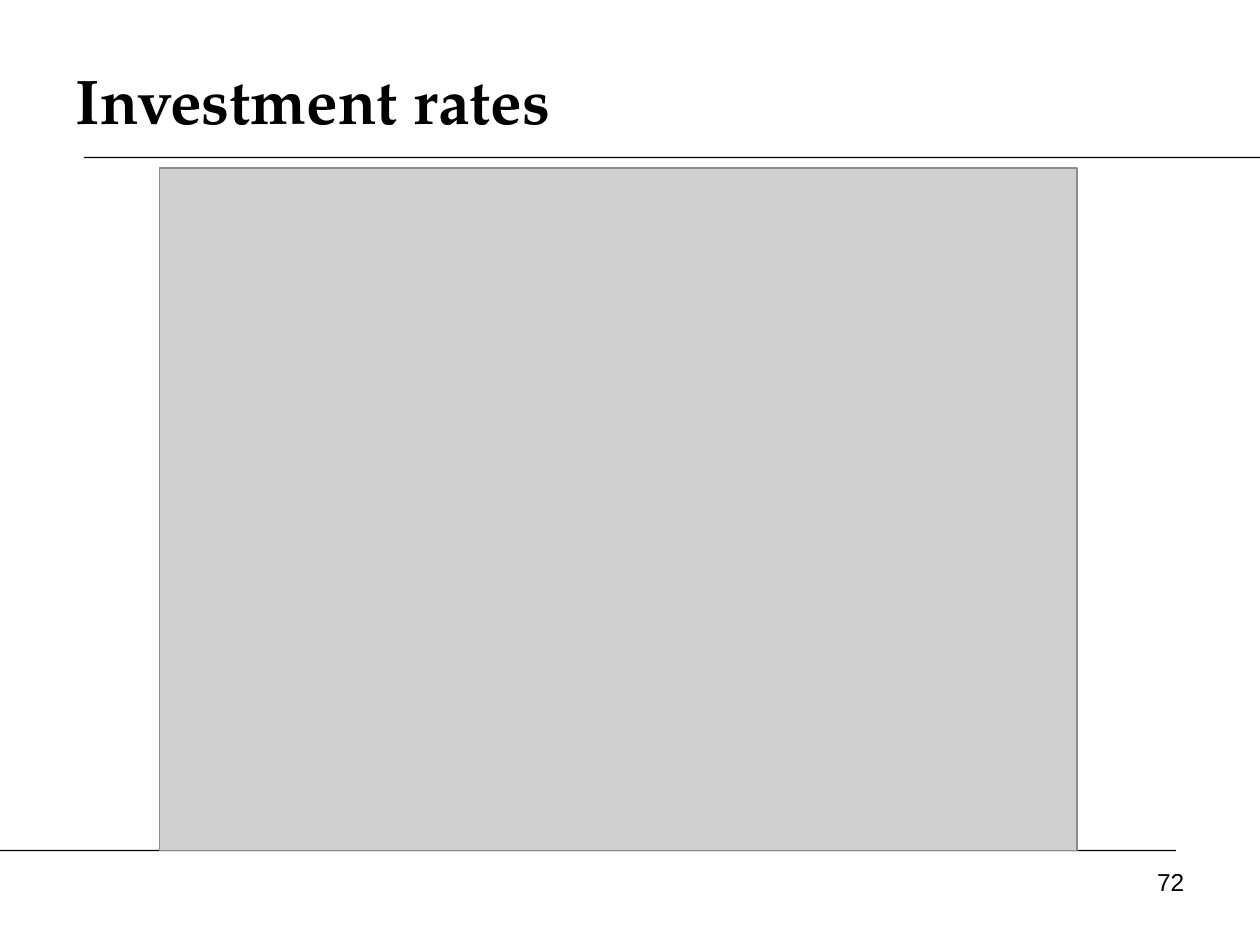
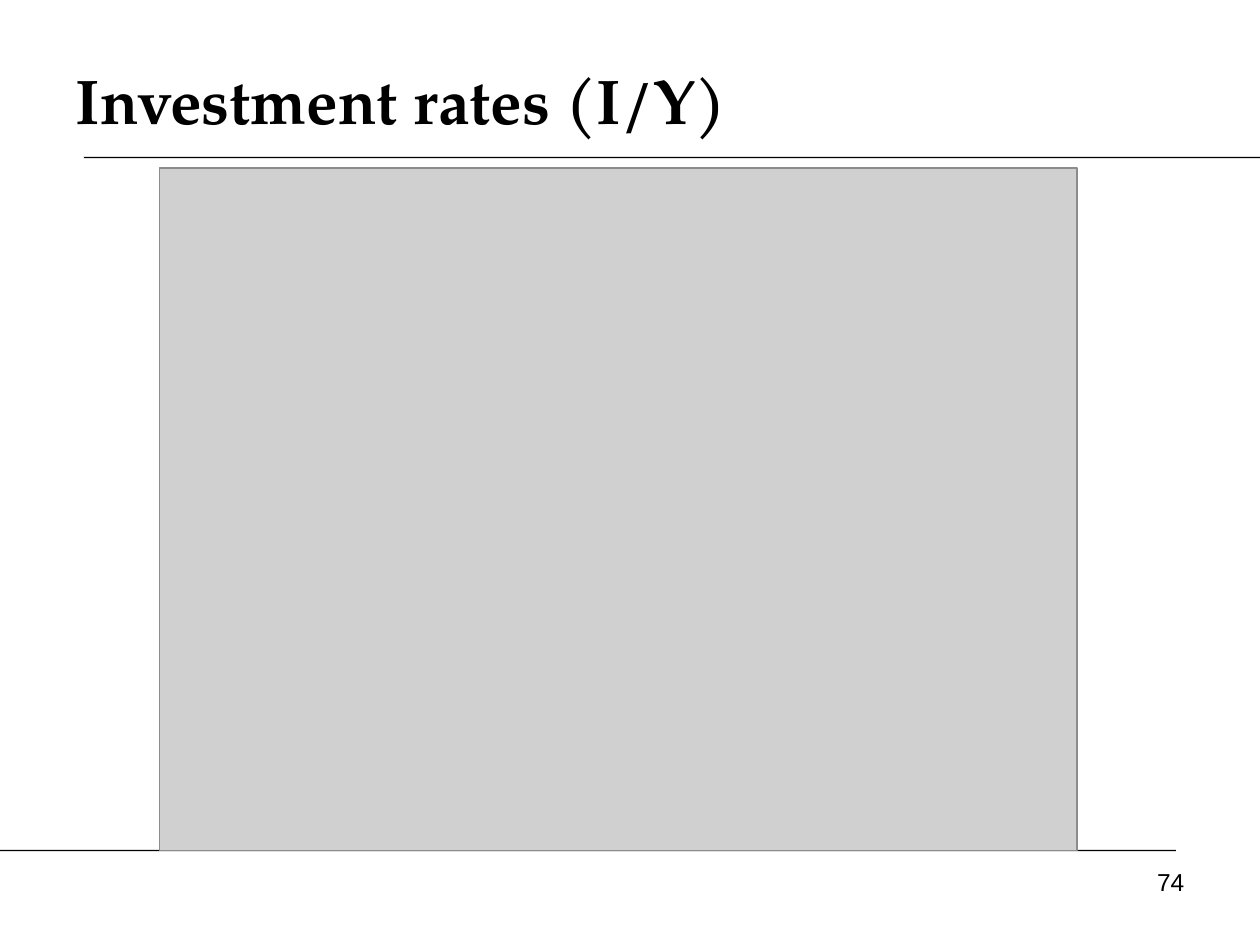
Before and after one commit to DaveBackus/Global_Economy, a slide deck: slide 74 of Slides/slides_growth1_f14.pptx (slide 72 before the commit). Drawn at 1260x945 pixels with LibreOffice and Linux fonts; fonts in the diff are those of the drawing; grey boxes stand for pictures. Boxes give left, top, right and bottom in pixels: in the first picture for what was removed or moved away, otherwise in the second. Text is boxed around its words. In the diff, an @@ line names an element or a change of style, - is before the commit and + after.

```diff
--- a/Slides/slides_growth1_f14.pptx
+++ b/Slides/slides_growth1_f14.pptx
@@ title at [76,77,726,140]: text changed @@
-Investment rates
+Investment rates (I/Y)
@@ page number at [1157,874,1184,891]: text changed @@
-72
+74
```
Also in this commit, not shown: 4 other slides changed, 2 slides added, 23 other files.
